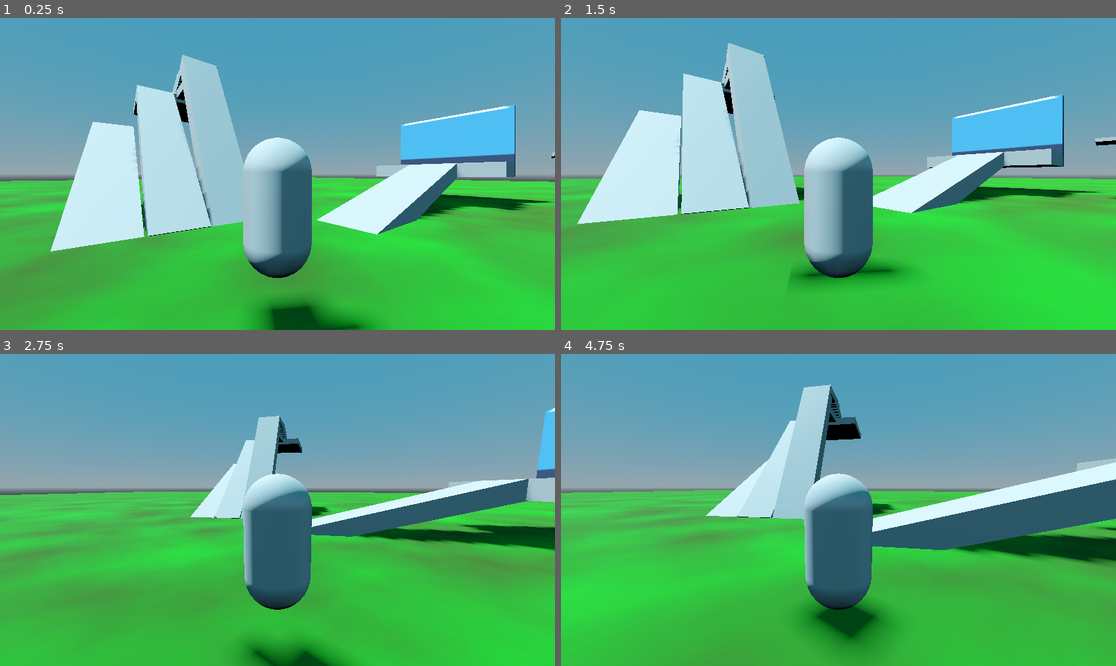
Above: before the commit, frames 1-4 (two rows, left to right).
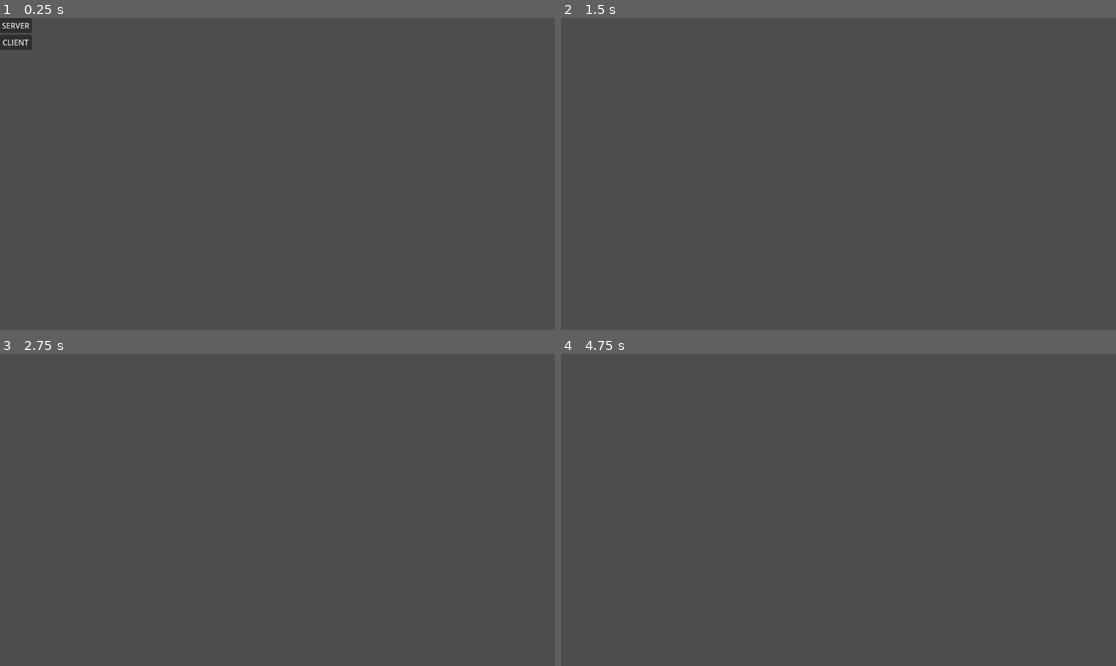
Above: after the commit, the same moments.

Repository: NDBrewer20/Project-Arbiter
Game: Godot game, scene res://Scenes/Levels/Base.tscn
The game is run twice, just before and just after one commit, with the same random seed, the same clock (stepped at 60 frames per second) and the same inputs. The engine's default icon, where the game draws it, is replaced by a stand-in: a white triangle on a blue panel in a dark square.
Inputs (mouse positions are in pixels of both pictures, inside the frame that each line leads up to):
- Up to frame 1 (0.25 s): no input
- Up to frame 2 (1.5 s): click (577, 24) at 0.5 s, where only the run after the commit has a clickable "SERVER"; tap Enter at 1.25 s; move the mouse to (960, 158) at 1.27 s; hold D (Player_Right) from 1.28 s (still down); hold Right mouse button (Player_Rotate) from 1.28 s (still down)
- Up to frame 3 (2.75 s): tap Space (Player_Jump) at 1.52, 2.27 s; move the mouse to (166, 525) at 2.02 s; release D (Player_Right) at 2.03 s; release Right mouse button (Player_Rotate) at 2.03 s; hold S (Player_Back) from 2.03 s (still down); tap C at 2.1 s
- Up to frame 4 (4.75 s): move the mouse to (894, 441) at 2.77 s; release S (Player_Back) at 2.78 s; hold D (Player_Right) 2.78-3.53 s; tap R at 2.85 s; move the mouse to (810, 572) at 3.52 s; hold W (Player_Forward) 3.53-4.28 s; right-click (810, 572) at 3.6 s; tap Space (Player_Jump) at 3.77, 4.52 s; move the mouse to (1005, 556) at 4.27 s; hold A (Player_Left) from 4.28 s (still down); tap C at 4.35 s

The runs differ from the first frame. In frame 1, 100% of the frame differs, in the area x 0-100%, y 0-100%; in frame 2, 100%; in frame 3, 100%; in frame 4, 100%.

Commit message:
Added Multiplayer Functionality
Using a tutorial from Icy Engine (https://www.youtube.com/watch?v=8GfJw0E5MFE) created a low-level API to allow players to connect and move around, and synchronize their movements across clients from the server.

Diff:
--- a/Scenes/Levels/Base.tscn
+++ b/Scenes/Levels/Base.tscn
@@ -1,8 +1,9 @@
-[gd_scene load_steps=36 format=3 uid="uid://d061crxyxgd0h"]
-
-[ext_resource type="Script" uid="uid://c0de2yy2vldlr" path="res://Scripts/PlayerMovement.gd" id="1_puwgh"]
+[gd_scene load_steps=33 format=3 uid="uid://d061crxyxgd0h"]
+
 [ext_resource type="Material" uid="uid://ck362og30u040" path="res://Assets/Materials/Grass.tres" id="2_puwgh"]
 [ext_resource type="Texture2D" uid="uid://cbrp84fgowb5y" path="res://Assets/Icons/Native/icon.svg" id="3_106ev"]
+[ext_resource type="PackedScene" uid="uid://rvkkxqga2j5y" path="res://Scenes/UI/low_level_ui.tscn" id="3_cukpy"]
+[ext_resource type="PackedScene" uid="uid://ceao6bf0g4pnd" path="res://Scenes/Prefabs/LowLevelPlayerSpawner.tscn" id="4_omw7r"]
 
 [sub_resource type="ProceduralSkyMaterial" id="ProceduralSkyMaterial_fuxo2"]
 sky_top_color = Color(0.229075, 0.48228, 0.598202, 1)
@@ -20,17 +21,6 @@
 sdfgi_enabled = true
 glow_enabled = true
 
-[sub_resource type="CapsuleMesh" id="CapsuleMesh_fuxo2"]
-
-[sub_resource type="StandardMaterial3D" id="StandardMaterial3D_fuxo2"]
-albedo_color = Color(0, 0, 0, 1)
-
-[sub_resource type="TorusMesh" id="TorusMesh_puwgh"]
-material = SubResource("StandardMaterial3D_fuxo2")
-
-[sub_resource type="CapsuleShape3D" id="CapsuleShape3D_suiw6"]
-radius = 0.606938
-
 [sub_resource type="PlaneMesh" id="PlaneMesh_suiw6"]
 material = ExtResource("2_puwgh")
 
@@ -115,49 +105,6 @@
 shadow_enabled = true
 directional_shadow_max_distance = 800.0
 
-[node name="Player Manager" type="Node3D" parent="."]
-unique_name_in_owner = true
-
-[node name="Player Body" type="CharacterBody3D" parent="Player Manager"]
-transform = Transform3D(-0.603406, -0.000205233, -0.797435, 0.000620615, 1, -0.000726984, 0.797434, -0.000933567, -0.603405, -2.96346, 0, -3.40497)
-slide_on_ceiling = false
-script = ExtResource("1_puwgh")
-debug = true
-runSpeed = 8.0
-walkSpeed = 3.5
-acceleration = 4.5
-deceleration = 7.5
-coyoteTime = 0.16
-jumpBuffer = 0.21
-airControlStart = 1.5
-airControlEnd = 0.05
-airControlFadeTime = 0.6
-
-[node name="PlayerGFX" type="Node3D" parent="Player Manager/Player Body"]
-transform = Transform3D(1, 0, 0, 0, 1, 0, 0, 0, 1, 0, 1, 0)
-
-[node name="Capsule" type="MeshInstance3D" parent="Player Manager/Player Body/PlayerGFX"]
-mesh = SubResource("CapsuleMesh_fuxo2")
-skeleton = NodePath("")
-
-[node name="Glasses" type="MeshInstance3D" parent="Player Manager/Player Body/PlayerGFX"]
-transform = Transform3D(0.5, 0, 0, 0, 1, 0, 0, 0, 0.5, 0, 0.362, -0.144821)
-mesh = SubResource("TorusMesh_puwgh")
-skeleton = NodePath("")
-
-[node name="Player Collision" type="CollisionShape3D" parent="Player Manager/Player Body"]
-transform = Transform3D(1, 0, 0, 0, 1, 0, 0, 0, 1, 0, 1, 0)
-shape = SubResource("CapsuleShape3D_suiw6")
-
-[node name="CamOrigin" type="Node3D" parent="Player Manager/Player Body"]
-transform = Transform3D(1, 0, 0, 0, 1, 0, 0, 0, 1, 0, 1.47274, 0)
-
-[node name="SpringArm3D" type="SpringArm3D" parent="Player Manager/Player Body/CamOrigin"]
-spring_length = 3.0
-margin = 0.5
-
-[node name="Camera3D" type="Camera3D" parent="Player Manager/Player Body/CamOrigin/SpringArm3D"]
-
 [node name="Floor" type="StaticBody3D" parent="."]
 
 [node name="FloorGFX" type="MeshInstance3D" parent="Floor"]
@@ -364,3 +311,7 @@
 [node name="CollisionShape3D9" type="CollisionShape3D" parent="Obstacles"]
 transform = Transform3D(-7.13144e-08, -0.866025, 5.96621, -7.13144e-08, 0.5, 10.3338, -2.30727, -3.08008e-09, -5.4983e-07, 6.75518, 3.79475, -9.05667)
 shape = SubResource("ConcavePolygonShape3D_y7vqc")
+
+[node name="LowLevelUi" parent="." instance=ExtResource("3_cukpy")]
+
+[node name="LowLevelPlayerSpawner" parent="." instance=ExtResource("4_omw7r")]
--- /dev/null
+++ b/Scenes/Prefabs/LowLevelPlayerSpawner.tscn
@@ -0,0 +1,6 @@
+[gd_scene load_steps=2 format=3 uid="uid://ceao6bf0g4pnd"]
+
+[ext_resource type="Script" uid="uid://cws38c01m6uiq" path="res://Scripts/Networking/low_level_player_spawner.gd" id="1_t3a0g"]
+
+[node name="LowLevelPlayerSpawner" type="Node"]
+script = ExtResource("1_t3a0g")
--- /dev/null
+++ b/Scenes/Prefabs/player_manager.tscn
@@ -0,0 +1,56 @@
+[gd_scene load_steps=6 format=3 uid="uid://dwuo45o1taqky"]
+
+[ext_resource type="Script" uid="uid://c0de2yy2vldlr" path="res://Scripts/Player/PlayerMovement.gd" id="1_ggkmr"]
+
+[sub_resource type="CapsuleMesh" id="CapsuleMesh_fuxo2"]
+
+[sub_resource type="StandardMaterial3D" id="StandardMaterial3D_fuxo2"]
+albedo_color = Color(0, 0, 0, 1)
+
+[sub_resource type="TorusMesh" id="TorusMesh_puwgh"]
+material = SubResource("StandardMaterial3D_fuxo2")
+
+[sub_resource type="CapsuleShape3D" id="CapsuleShape3D_suiw6"]
+radius = 0.606938
+
+[node name="Player Manager" type="Node3D"]
+
+[node name="Player Body" type="CharacterBody3D" parent="."]
+transform = Transform3D(1, 0, 0, 0, 1, 0, 0, 0, 1, 0, 0, 0)
+slide_on_ceiling = false
+script = ExtResource("1_ggkmr")
+debug = true
+runSpeed = 8.0
+walkSpeed = 3.5
+acceleration = 4.5
+deceleration = 7.5
+coyoteTime = 0.16
+jumpBuffer = 0.21
+airControlStart = 1.35
+airControlEnd = 0.0
+airControlFadeTime = 0.35
+
+[node name="PlayerGFX" type="Node3D" parent="Player Body"]
+transform = Transform3D(1, 0, 0, 0, 1, 0, 0, 0, 1, 0, 1, 0)
+
+[node name="Capsule" type="MeshInstance3D" parent="Player Body/PlayerGFX"]
+mesh = SubResource("CapsuleMesh_fuxo2")
+skeleton = NodePath("")
+
+[node name="Glasses" type="MeshInstance3D" parent="Player Body/PlayerGFX"]
+transform = Transform3D(0.5, 0, 0, 0, 1, 0, 0, 0, 0.5, 0, 0.362, -0.144821)
+mesh = SubResource("TorusMesh_puwgh")
+skeleton = NodePath("")
+
+[node name="Player Collision" type="CollisionShape3D" parent="Player Body"]
+transform = Transform3D(1, 0, 0, 0, 1, 0, 0, 0, 1, 0, 1, 0)
+shape = SubResource("CapsuleShape3D_suiw6")
+
+[node name="CamOrigin" type="Node3D" parent="Player Body"]
+transform = Transform3D(1, 0, 0, 0, 1, 0, 0, 0, 1, 0, 1.47274, 0)
+
+[node name="SpringArm3D" type="SpringArm3D" parent="Player Body/CamOrigin"]
+spring_length = 3.0
+margin = 0.5
+
+[node name="Camera3D" type="Camera3D" parent="Player Body/CamOrigin/SpringArm3D"]
--- /dev/null
+++ b/Scenes/UI/low_level_ui.tscn
@@ -0,0 +1,28 @@
+[gd_scene load_steps=2 format=3 uid="uid://rvkkxqga2j5y"]
+
+[ext_resource type="Script" uid="uid://dtpk41lefnkur" path="res://Scripts/Networking/UI/low_level_ui.gd" id="1_hhcwa"]
+
+[node name="LowLevelUi" type="Control"]
+layout_mode = 3
+anchors_preset = 15
+anchor_right = 1.0
+anchor_bottom = 1.0
+grow_horizontal = 2
+grow_vertical = 2
+script = ExtResource("1_hhcwa")
+
+[node name="VBoxContainer" type="VBoxContainer" parent="."]
+layout_mode = 0
+offset_right = 40.0
+offset_bottom = 40.0
+
+[node name="Server" type="Button" parent="VBoxContainer"]
+layout_mode = 2
+text = "SERVER"
+
+[node name="Client" type="Button" parent="VBoxContainer"]
+layout_mode = 2
+text = "CLIENT"
+
+[connection signal="pressed" from="VBoxContainer/Server" to="." method="_on_server_pressed"]
+[connection signal="pressed" from="VBoxContainer/Client" to="." method="_on_client_pressed"]
--- a/Scripts/CameraBehavior.gd
+++ /dev/null
@@ -1,20 +0,0 @@
-extends Node3D
-
-@export var follow_target: Node3D
-@export var follow_Offset: Vector3 = Vector3(0, 2, 4)
-@export var follow_Smoothing: float = 5.0
-
-var previous_Follow_Target_Position: Vector3
-
-func _ready() -> void:
-	previous_Follow_Target_Position = follow_target.global_position
-
-	Input.set_mouse_mode(Input.MOUSE_MODE_CAPTURED)
-
-
-func _physics_process(delta: float) -> void:
-	var smoothed_follow_position = previous_Follow_Target_Position.lerp(follow_target.global_position, delta * follow_Smoothing)
-
-	global_position = smoothed_follow_position + follow_Offset
-
-	previous_Follow_Target_Position = follow_target.global_position
--- /dev/null
+++ b/Scripts/Networking/Packet_Info/id_assignment.gd
@@ -0,0 +1,35 @@
+class_name IDAssignment extends PacketInfo
+
+var id: int
+var remoted_ids: Array[int]
+
+static func create(id: int, remote_ids: Array[int]) -> IDAssignment:
+	var info: IDAssignment = IDAssignment.new()
+	info.packet_type = PACKET_TYPE.ID_ASSIGNMENT
+	info.flag = ENetPacketPeer.FLAG_RELIABLE
+	info.id = id
+	info.remoted_ids = remote_ids
+	return info
+
+static func create_from_data(data: PackedByteArray) -> IDAssignment:
+	var info: IDAssignment = IDAssignment.new()
+	info.decode(data)
+	return info
+
+
+func encode() -> PackedByteArray:
+	var data: PackedByteArray = super.encode()
+
+	data.resize(2 + remoted_ids.size())
+	data.encode_u8(1, id)
+	for i in remoted_ids.size():
+		var id: int = remoted_ids[i]
+		data.encode_u8(2+i, id)
+
+	return data
+
+func decode(data: PackedByteArray) -> void:
+	super.decode(data)
+	id = data.decode_u8(1)
+	for i in range(2, data.size()):
+		remoted_ids.append(data.decode_u8(i))
--- /dev/null
+++ b/Scripts/Networking/Packet_Info/packet_info.gd
@@ -0,0 +1,24 @@
+class_name PacketInfo
+
+enum PACKET_TYPE {
+	ID_ASSIGNMENT = 0,
+	PLAYER_POSITION = 1,
+}
+
+var packet_type: PACKET_TYPE
+var flag: int
+
+func encode() -> PackedByteArray:
+	var data: PackedByteArray
+	data.resize(1)
+	data.encode_u8(0,packet_type)
+	return data
+
+func decode(data: PackedByteArray) -> void:
+	packet_type = data.decode_u8(0) as PACKET_TYPE
+
+func send(target: ENetPacketPeer) -> void:
+	target.send(0, encode(), flag)
+
+func broadcast(server: ENetConnection) -> void:
+	server.broadcast(0,encode(),flag)
--- /dev/null
+++ b/Scripts/Networking/Packet_Info/player_transform.gd
@@ -0,0 +1,47 @@
+class_name PlayerTransform extends PacketInfo
+
+var id: int
+var position: Vector3
+var rotation: Vector3
+
+static func create(id: int, position: Vector3, rotation: Vector3) -> PlayerTransform:
+	var info: PlayerTransform = PlayerTransform.new()
+	info.packet_type = PACKET_TYPE.PLAYER_POSITION
+	info.flag = ENetPacketPeer.FLAG_UNSEQUENCED
+	info.id = id
+	info.position = position
+	info.rotation = rotation
+	return info
+
+static func create_from_data(data: PackedByteArray) -> PlayerTransform:
+	var info: PlayerTransform = PlayerTransform.new()
+	info.decode(data)
+	return info
+
+# [type, id,
+# Pos.x, Pos.x, Pos.x, Pos.x,
+# Pos.y, Pos.y, Pos.y, Pos.y,
+# Pos.z, Pos.z, Pos.z, Pos.z,
+# Rot.y, Rot.y, Rot.y, Rot.y]
+# [0, 1,
+# 2, 3, 4, 5,
+# 6, 7, 8, 9,
+# 10, 11, 12, 13,
+# 14, 15, 16, 17] => 18 bytes
+func encode() -> PackedByteArray:
+	var data: PackedByteArray = super.encode()
+
+	data.resize(18)
+	data.encode_u8(1, id)
+	data.encode_float(2, position.x)
+	data.encode_float(6, position.y)
+	data.encode_float(10, position.z)
+	data.encode_float(14, rotation.y)
+
+	return data
+
+func decode(data: PackedByteArray) -> void:
+	super.decode(data)
+	id = data.decode_u8(1)
+	position = Vector3(data.decode_float(2), data.decode_float(6), data.decode_float(10))
+	rotation = Vector3(0,data.decode_float(14),0)
--- /dev/null
+++ b/Scripts/Networking/UI/low_level_ui.gd
@@ -0,0 +1,9 @@
+extends Control
+
+func _on_server_pressed() -> void:
+	LowLevelNetworkHandler.start_server()
+	queue_free()
+
+func _on_client_pressed() -> void:
+	LowLevelNetworkHandler.start_client()
+	queue_free()
--- /dev/null
+++ b/Scripts/Networking/client_network_globals.gd
@@ -0,0 +1,37 @@
+extends Node
+
+signal handle_local_id_assignment(local_id: int)
+signal handle_remote_id_assignment(remote_id: int)
+signal handle_player_position(player_transform: PlayerTransform)
+
+var id: int = -1
+var remote_ids: Array[int]
+
+func _ready() -> void:
+	LowLevelNetworkHandler.on_client_packet.connect(on_client_packet)
+
+func on_client_packet(data: PackedByteArray) -> void:
+	var packet_type: int = data.decode_u8(0)
+
+	match packet_type:
+		PacketInfo.PACKET_TYPE.ID_ASSIGNMENT:
+			manage_ids(IDAssignment.create_from_data(data))
+
+		PacketInfo.PACKET_TYPE.PLAYER_POSITION:
+			handle_player_position.emit(PlayerTransform.create_from_data(data))
+
+		_:
+			push_error("Packet type with index ", data[0], " unhandled!")
+
+func manage_ids(id_assignment: IDAssignment) -> void:
+	if id == -1:
+		id = id_assignment.id
+		handle_local_id_assignment.emit(id_assignment.id)
+
+		remote_ids = id_assignment.remoted_ids
+		for remote_id in remote_ids:
+			if remote_id == id: continue
+			handle_remote_id_assignment.emit(remote_id)
+	else:
+		remote_ids.append(id_assignment.id)
+		handle_remote_id_assignment.emit(id_assignment.id)
--- /dev/null
+++ b/Scripts/Networking/low_level_network_handler.gd
@@ -0,0 +1,113 @@
+extends Node
+
+# Server side Signals
+signal on_peer_connected(peer_id: int)
+signal on_peer_disconnected(peer_id: int)
+signal on_server_packet(peer_id: int, data: PackedByteArray)
+
+# Client side Signals
+signal on_connected_to_server()
+signal on_disconnected_from_server()
+signal on_client_packet(data: PackedByteArray)
+
+# Server Variables
+var available_peer_ids: Array = range(255, -1, -1) # List of available peer IDs (255 down to 0)
+var client_peers: Dictionary[int, ENetPacketPeer]
+
+# Client Variables
+var server_peer: ENetPacketPeer
+
+# General Variables
+var connection: ENetConnection
+var is_server: bool = false
+
+func _process(delta: float) -> void:
+	if connection == null:
+		return
+
+	handleEvents()
+
+func handleEvents() -> void:
+	var packet_event: Array = connection.service()
+	var event_type: ENetConnection.EventType = packet_event[0]
+
+	while event_type != ENetConnection.EVENT_NONE:
+		var peer: ENetPacketPeer = packet_event[1]
+		match event_type:
+			ENetConnection.EVENT_ERROR:
+				push_warning("ENet Connection Event Error occurred: Package resulted in an unkown error!")
+				return
+			ENetConnection.EVENT_CONNECT:
+				if is_server:
+					peer_connected(peer)
+				else:
+					connected_to_server()
+			ENetConnection.EVENT_DISCONNECT:
+				if is_server:
+					peer_disconnected(peer)
+				else:
+					disconnected_from_server()
+					return # connection was set to null
+			ENetConnection.EVENT_RECEIVE:
+				if is_server:
+					on_server_packet.emit(peer.get_meta("peer_id"), peer.get_packet())
+				else:
+					on_client_packet.emit(peer.get_packet())
+
+		# Call Service again to handle remaining packets in current while loop.
+		packet_event = connection.service()
+		event_type = packet_event[0]
+
+
+func start_server(ip_address: String="127.0.0.1", port: int = 27015) -> void:
+	connection = ENetConnection.new()
+	var error: Error = connection.create_host_bound(ip_address, port)
+	if error:
+		print("Failed to start server: ", error_string(error))
+		connection = null
+		return
+	print("Server started on ", ip_address, ":", port)
+	is_server = true
+
+func peer_connected(peer: ENetPacketPeer) -> void:
+	var peer_id: int = available_peer_ids.pop_back()
+	peer.set_meta("peer_id", peer_id)
+	client_peers[peer_id] = peer
+
+	print("Peer connected with ID: ", peer_id)
+	on_peer_connected.emit(peer_id)
+
+func peer_disconnected(peer: ENetPacketPeer) -> void:
+	var peer_id: int = peer.get_meta("peer_id")
+	available_peer_ids.push_back(peer_id)
+	client_peers.erase(peer_id)
+
+	print("Peer disconnected with ID: ", peer_id)
+	on_peer_disconnected.emit(peer_id)
+
+func start_client(ip_address: String = "127.0.0.1", port: int = 27015) -> void:
+	connection = ENetConnection.new()
+	var error: Error = connection.create_host(1)
+	if error:
+		print("Failed to start client: ", error_string(error))
+		connection = null
+		return
+	print("Client started")
+	server_peer = connection.connect_to_host(ip_address, port)
+
+# This happens automatically when the client disconnects from the server, but can be called manually to force a clean disconnect.
+func disconnect_client() -> void:
+	if is_server:
+		push_warning("Cannot disconnect client from server when running as a server!")
+		return
+
+	server_peer.peer_disconnect()
+
+func connected_to_server() -> void:
+	print("Connected to server")
+	on_connected_to_server.emit()
+
+func disconnected_from_server() -> void:
+	print("Disconnected from server")
+	on_disconnected_from_server.emit()
+	connection = null
--- /dev/null
+++ b/Scripts/Networking/low_level_player_spawner.gd
@@ -0,0 +1,15 @@
+extends Node
+
+const LOW_LEVEL_NETWORK_PLAYER = preload("res://Scenes/Prefabs/player_manager.tscn")
+
+func _ready() -> void:
+	LowLevelNetworkHandler.on_peer_connected.connect(spawn_player)
+	ClientNetworkGlobals.handle_local_id_assignment.connect(spawn_player)
+	ClientNetworkGlobals.handle_remote_id_assignment.connect(spawn_player)
+
+func spawn_player(id: int) -> void:
+	var player = LOW_LEVEL_NETWORK_PLAYER.instantiate()
+	(player.get_node("Player Body") as PlayerMovement).owner_id = id
+	player.name = str(id) # optional
+
+	call_deferred("add_child", player)
--- /dev/null
+++ b/Scripts/Networking/server_network_globals.gd
@@ -0,0 +1,30 @@
+extends Node
+
+signal handle_player_position(peer_id: int, player_transform: PlayerTransform)
+
+var peer_ids: Array[int]
+
+func _ready() -> void:
+	LowLevelNetworkHandler.on_peer_connected.connect(on_peer_connected)
+	LowLevelNetworkHandler.on_peer_disconnected.connect(on_peer_disconnected)
+	LowLevelNetworkHandler.on_server_packet.connect(on_server_packet)
+
+func on_peer_connected(peer_id: int) -> void:
+	peer_ids.append(peer_id)
+
+	IDAssignment.create(peer_id, peer_ids).broadcast(LowLevelNetworkHandler.connection)
+
+func on_peer_disconnected(peer_id: int) -> void:
+	peer_ids.erase(peer_id)
+
+	# Make another packet IDUnassignment to broadcast disconnection of peers
+
+func on_server_packet(peer_id: int, data: PackedByteArray) -> void:
+	var packet_type: int = data.decode_u8(0)
+
+	match packet_type:
+		PacketInfo.PACKET_TYPE.PLAYER_POSITION:
+			handle_player_position.emit(peer_id, PlayerTransform.create_from_data(data))
+
+		_:
+			push_error("Packet type with index ", data[0], " Unhandled!")
--- a/Scripts/PlayerMovement.gd
+++ b/Scripts/Player/PlayerMovement.gd
@@ -1,6 +1,12 @@
-extends CharacterBody3D
+class_name PlayerMovement extends CharacterBody3D
 
 @export var debug: bool = false
+
+# Networking parameters
+var is_authority: bool:
+	get:
+		return !LowLevelNetworkHandler.is_server && owner_id == ClientNetworkGlobals.id
+var owner_id: int
 
 # Player Events
 signal playerJumped
@@ -18,7 +24,7 @@
 # Player jumping parameters
 @export var jumpVelocity: float = 4.5
 var _lastOnFloor: bool # was the user on the ground in the last frame?
-var _isjumping: bool # is the user currently trying to jump?
+var _isjumping: bool = false # is the user currently trying to jump?
 var _lastJumpPressed: float # how long since the user last tried to jump?
 var _lastTimeOnGround: float # how long since the user was last on the ground?
 
@@ -61,10 +67,20 @@
 func _ready() -> void:
 	$"CamOrigin/SpringArm3D".add_excluded_object(self)
 
+func _enter_tree() -> void:
+	ServerNetworkGlobals.handle_player_position.connect(server_handle_player_position)
+	ClientNetworkGlobals.handle_player_position.connect(client_handle_player_position)
+
+func _exit_tree() -> void:
+	ServerNetworkGlobals.handle_player_position.disconnect(server_handle_player_position)
+	ClientNetworkGlobals.handle_player_position.disconnect(client_handle_player_position)
+
 func _process(delta: float) -> void:
 	_timeSinceFirstFrame += delta
 
 func _input(event: InputEvent) -> void:
+	if !is_authority: return
+
 	_inputDirection = Vector3.ZERO
 
 	if event is InputEventMouseMotion and Input.is_action_pressed("Player_Rotate"):
@@ -73,14 +89,11 @@
 		camPivot.rotation.x = clamp(camPivot.rotation.x, deg_to_rad(camClamp.x), deg_to_rad(camClamp.y))
 
 	# Handle movement input
-	if Input.is_action_pressed("Player_Forward"):
-		_inputDirection -= transform.basis.z
-	if Input.is_action_pressed("Player_Back"):
-		_inputDirection += transform.basis.z
-	if Input.is_action_pressed("Player_Left"):
-		_inputDirection -= transform.basis.x
-	if Input.is_action_pressed("Player_Right"):
-		_inputDirection += transform.basis.x
+	var playerInput = Input.get_vector("Player_Left", "Player_Right", "Player_Forward", "Player_Back")
+	_inputDirection.x = playerInput.x
+	_inputDirection.y = 0
+	_inputDirection.z = playerInput.y
+	_inputDirection = global_transform.basis * _inputDirection
 
 	if Input.is_action_just_pressed("Player_Jump"):
 		_isjumping = true
@@ -89,8 +102,6 @@
 	if debug and Input.is_action_pressed("DEBUG_Quit"):
 			get_tree().quit()
 
-	_inputDirection.y = 0
-	_inputDirection = _inputDirection.normalized()
 
 func HandleMove(delta: float) -> void:
 	if is_on_floor():
@@ -98,15 +109,15 @@
 			_speedActual = lerp(_speedActual, walkSpeed, deceleration * delta)
 		else:
 			_speedActual = lerp(_speedActual, runSpeed, acceleration * delta)
-		velocity.x = _inputDirection.x * _speedActual
-		velocity.z = _inputDirection.z * _speedActual
+		velocity.x = _inputDirection.normalized().x * _speedActual
+		velocity.z = _inputDirection.normalized().z * _speedActual
 	else:
 		# Air Control
 		var t = clampf(_airtime / airControlFadeTime, 0, 1)
 		var air_control_factor = lerp(airControlStart, airControlEnd, t)
 
-		velocity.x += _inputDirection.x * walkSpeed * air_control_factor * delta
-		velocity.z += _inputDirection.z * walkSpeed * air_control_factor * delta
+		velocity.x += _inputDirection.normalized().x * walkSpeed * air_control_factor * delta
+		velocity.z += _inputDirection.normalized().z * walkSpeed * air_control_factor * delta
 
 func HandleJump() -> void:
 	if !_isjumping and !_canBufferJump:
@@ -145,6 +156,7 @@
 
 
 func _physics_process(delta: float) -> void:
+	if !is_authority: return
 	checkCollision()
 	HandleJump()
 	HandleFalling(delta)
@@ -152,3 +164,18 @@
 
 	_lastOnFloor = is_on_floor()
 	move_and_slide()
+
+	PlayerTransform.create(owner_id, global_position, global_rotation).send(LowLevelNetworkHandler.server_peer)
+
+
+func server_handle_player_position(peer_id: int, player_transform: PlayerTransform) -> void:
+	if owner_id != peer_id: return
+	global_position = player_transform.position
+	global_rotation = player_transform.rotation
+	PlayerTransform.create(owner_id, global_position, global_rotation).broadcast(LowLevelNetworkHandler.connection)
+
+func client_handle_player_position(player_transform: PlayerTransform) -> void:
+	if is_authority || owner_id != player_transform.id: return
+
+	global_position = player_transform.position
+	global_rotation.y = player_transform.rotation.y
--- a/project.godot
+++ b/project.godot
@@ -14,6 +14,12 @@
 run/main_scene="uid://d061crxyxgd0h"
 config/features=PackedStringArray("4.4", "Forward Plus")
 config/icon="res://Assets/Icons/Native/icon.svg"
+
+[autoload]
+
+LowLevelNetworkHandler="*res://Scripts/Networking/low_level_network_handler.gd"
+ServerNetworkGlobals="*res://Scripts/Networking/server_network_globals.gd"
+ClientNetworkGlobals="*res://Scripts/Networking/client_network_globals.gd"
 
 [input]
 
Not shown, removed: Scripts/CameraBehavior.gd.uid
Not shown, added: Scripts/Networking/Packet_Info/id_assignment.gd.uid
Not shown, added: Scripts/Networking/Packet_Info/packet_info.gd.uid
Not shown, added: Scripts/Networking/Packet_Info/player_transform.gd.uid
Not shown, added: Scripts/Networking/UI/low_level_ui.gd.uid
Not shown, added: Scripts/Networking/client_network_globals.gd.uid
Not shown, added: Scripts/Networking/low_level_network_handler.gd.uid
Not shown, added: Scripts/Networking/low_level_player_spawner.gd.uid
Not shown, added: Scripts/Networking/server_network_globals.gd.uid
Renamed: Scripts/PlayerMovement.gd.uid -> Scripts/Player/PlayerMovement.gd.uid
